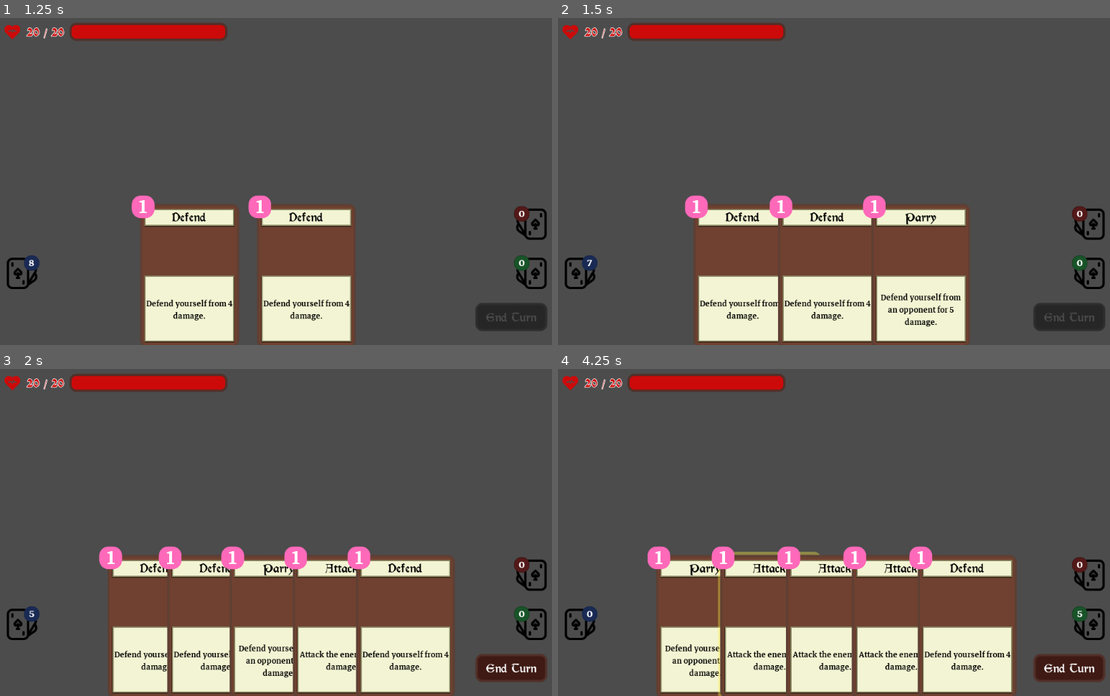
Above: before the commit, frames 1-4 (two rows, left to right).
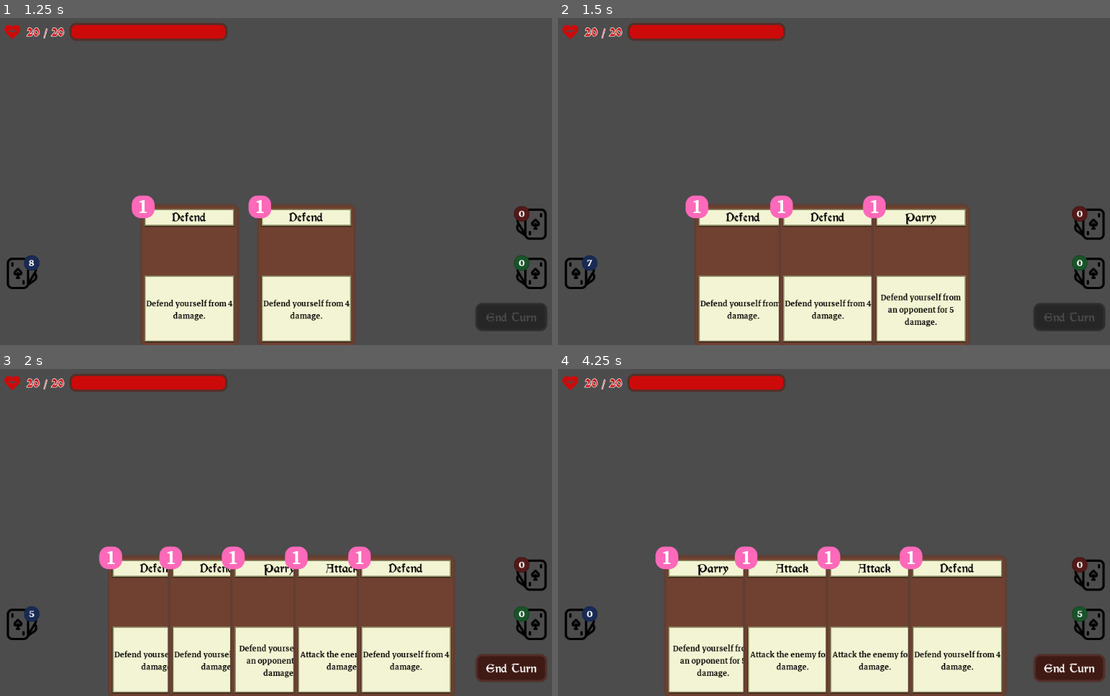
Above: after the commit, the same moments.

Repository: Maaack/Battle-Deck-Energy
Game: Godot game, scene res://Scenes/Main.tscn
The game is run twice, just before and just after one commit, with the same random seed, the same clock (stepped at 60 frames per second) and the same inputs.
Inputs (mouse positions are in pixels of both pictures, inside the frame that each line leads up to):
- Up to frame 1 (1.25 s): tap Enter at 0.5 s; move the mouse to (402, 161) at 0.52 s; click (402, 161) at 0.67 s
- Up to frame 2 (1.5 s): move the mouse to (718, 194) at 1.27 s; click (718, 194) at 1.42 s
- Up to frame 3 (2 s): no input
- Up to frame 4 (4.25 s): click "End Turn" at 2 s; tap Space at 2.75 s; move the mouse to (894, 454) at 2.77 s; click (894, 454) at 2.92 s; move the mouse to (806, 594) at 3.52 s; click (806, 594) at 3.67 s

Frame 1 is identical in both runs. In frame 2, 0.9% of the frame differs, in the area x 22-57%, y 54-99%; in frame 3, 2.0%; in frame 4, 7.2%, in the area x 16-83%, y 54-100%.

Commit message:
BATL-01: Discarding cards on click. Tweening failing with HBoxContainer.

Diff:
--- a/Scenes/HUD/Cards/Base/CardFront.gd
+++ b/Scenes/HUD/Cards/Base/CardFront.gd
@@ -2,8 +2,11 @@
 extends Node2D
 
 
+class_name Card
+
 signal glow_on
 signal glow_off
+signal discard
 
 onready var glow_node = $Control/CenterContainer/Control/GlowNode
 onready var animation_node = $Control/CenterContainer/Control/GlowNode/AnimationPlayer
@@ -55,4 +58,7 @@
 	_update_glow()
 
 func _on_CardFront_gui_input(event):
-	pass # Replace with function body.
+	if event is InputEventMouseButton and not event.pressed:
+		match event.button_index:
+			BUTTON_LEFT:
+				emit_signal("discard")
--- a/Scenes/HUD/Hand/CardContainer/CardContainer.gd
+++ b/Scenes/HUD/Hand/CardContainer/CardContainer.gd
@@ -1,11 +1,11 @@
-extends Container
+extends Control
 
 
 onready var card_container = $CenteredControl
 onready var tween_node = $Tween
 
 var card_scene : PackedScene setget set_card, get_card
-var card_instance : Node2D = null
+var card_instance : Card = null
 var last_size : Vector2
 
 func _ready():
@@ -20,6 +20,7 @@
 		return
 	card_instance = card_scene.instance()
 	card_container.add_child(card_instance)
+	card_instance.connect("discard", self, "_on_Card_discard")
 
 func get_card():
 	return card_scene
@@ -29,18 +30,22 @@
 		for child in card_container.get_children():
 			child.queue_free()
 
-func _on_CardContainer_resized():
+func _get_tween_time():
+	return 0.5
+
+func _on_Card_discard():
+	queue_free()
+
+func _on_CardContainer_item_rect_changed():
+	_update_card_motion()
+
+func _on_Parent_resized():
+	_update_card_motion()
+
+func _update_card_motion():
 	if last_size != Vector2(0,0) and is_instance_valid(tween_node):
-		print(rect_size)
 		var center_diff : Vector2 = (last_size - rect_size) / 2
 		var original_position : Vector2 = Vector2(0,0)
 		tween_node.interpolate_property(card_instance, "position", card_instance.position + center_diff, original_position, _get_tween_time())
 		tween_node.start()
 	last_size = rect_size
-
-func _on_Parent_resized():
-	print("parent resized")
-	_on_CardContainer_resized()
-
-func _get_tween_time():
-	return 0.5
--- a/Scenes/HUD/Hand/CardContainer/CardContainer.tscn
+++ b/Scenes/HUD/Hand/CardContainer/CardContainer.tscn
@@ -2,8 +2,13 @@
 
 [ext_resource path="res://Scenes/HUD/Hand/CardContainer/CardContainer.gd" type="Script" id=1]
 
-[node name="CardContainer" type="CenterContainer"]
-margin_right = 80.0
+[node name="CardContainer" type="Control"]
+anchor_left = 0.5
+anchor_top = 0.5
+anchor_right = 0.5
+anchor_bottom = 0.5
+margin_left = -40.0
+margin_right = 40.0
 rect_min_size = Vector2( 80, 0 )
 size_flags_horizontal = 3
 script = ExtResource( 1 )
@@ -12,8 +17,10 @@
 }
 
 [node name="CenteredControl" type="Control" parent="."]
-margin_left = 40.0
-margin_right = 40.0
+anchor_left = 0.5
+anchor_top = 0.5
+anchor_right = 0.5
+anchor_bottom = 0.5
 
 [node name="Tween" type="Tween" parent="."]
-[connection signal="resized" from="." to="." method="_on_CardContainer_resized"]
+[connection signal="item_rect_changed" from="." to="." method="_on_CardContainer_item_rect_changed"]
--- a/project.godot
+++ b/project.godot
@@ -9,6 +9,11 @@
 config_version=4
 
 _global_script_classes=[ {
+"base": "Node2D",
+"class": "Card",
+"language": "GDScript",
+"path": "res://Scenes/HUD/Cards/Base/CardFront.gd"
+}, {
 "base": "Resource",
 "class": "CardSettings",
 "language": "GDScript",
@@ -20,6 +25,7 @@
 "path": "res://Resources/DeckSettings/DeckSettings.gd"
 } ]
 _global_script_class_icons={
+"Card": "",
 "CardSettings": "",
 "DeckSettings": ""
 }
